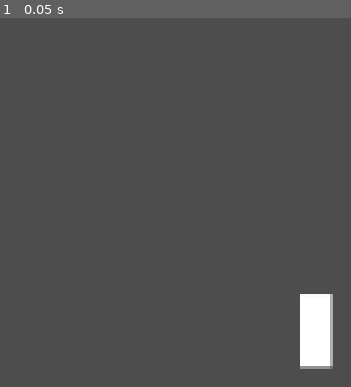
Above: before the commit, frame 1.
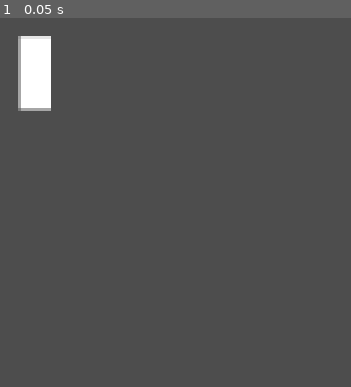
Above: after the commit, the same moment.

Repository: andrea14polanco/brackeys-killer-m-creations
Game: Godot game, scene res://scenes/prototypes/world_rotation_test.tscn
The game is run twice, just before and just after one commit, with the same random seed, the same clock (stepped at 60 frames per second) and the same inputs.
Inputs:
- Up to frame 1 (0.05 s): no input

The runs differ from the first frame. In frame 1, 3.8% of the frame differs, in the area x 5-95%, y 4-96%.

Commit message:
Added the custom signal for rotating the world

Diff:
--- a/project.godot
+++ b/project.godot
@@ -14,6 +14,10 @@
 run/main_scene="uid://cvyyvlb4xctl6"
 config/features=PackedStringArray("4.6", "GL Compatibility")
 config/icon="res://icon.svg"
+
+[autoload]
+
+Gamedata="*uid://f10v0xe6u8ai"
 
 [input]
 
@@ -33,6 +37,11 @@
 ]
 }
 
+[layer_names]
+
+2d_physics/layer_1="player"
+2d_physics/layer_2="floor"
+
 [physics]
 
 3d/physics_engine="Jolt Physics"
--- /dev/null
+++ b/scenes/checkpoint/checkpoint.gd
@@ -0,0 +1,13 @@
+extends Node2D
+
+signal player_walked_through
+
+@export var has_triggered = false
+
+
+
+func _on_static_body_2d_body_exited(body: Node2D) -> void:
+	print("Im here")
+	if body.is_in_group("player") and !has_triggered:
+		player_walked_through.emit()
+		has_triggered = true
--- /dev/null
+++ b/scenes/checkpoint/checkpoint.tscn
@@ -0,0 +1,19 @@
+[gd_scene format=3 uid="uid://6xhafq484y2j"]
+
+[ext_resource type="Script" uid="uid://by7xr1b4syyu" path="res://scenes/checkpoint/checkpoint.gd" id="1_w77t2"]
+
+[sub_resource type="RectangleShape2D" id="RectangleShape2D_2nr6p"]
+size = Vector2(19, 707)
+
+[node name="Checkpoint" type="Node2D" unique_id=2093896556]
+script = ExtResource("1_w77t2")
+
+[node name="StaticBody2D" type="Area2D" parent="." unique_id=2120023032]
+position = Vector2(0, -10)
+
+[node name="CollisionShape2D" type="CollisionShape2D" parent="StaticBody2D" unique_id=201370367 groups=["checkpoint"]]
+position = Vector2(-0.5, -343.5)
+shape = SubResource("RectangleShape2D_2nr6p")
+debug_color = Color(0.59301597, 0.37486184, 1, 0.41960785)
+
+[connection signal="body_exited" from="StaticBody2D" to="." method="_on_static_body_2d_body_exited"]
--- a/scenes/player/player.tscn
+++ b/scenes/player/player.tscn
@@ -5,7 +5,8 @@
 [sub_resource type="RectangleShape2D" id="RectangleShape2D_x7p2l"]
 size = Vector2(15, 35)
 
-[node name="Player" type="CharacterBody2D" unique_id=330747409]
+[node name="Player" type="CharacterBody2D" unique_id=330747409 groups=["player"]]
+collision_mask = 2
 script = ExtResource("1_8afob")
 
 [node name="ColorRect" type="ColorRect" parent="." unique_id=1809031588]
--- /dev/null
+++ b/scenes/prototypes/world.gd
@@ -0,0 +1,10 @@
+extends Node2D
+
+
+func rotate_self():
+	print("klk")
+	rotate(2*PI)
+
+
+func _on_checkpoint_player_walked_through() -> void:
+	rotate(-.5)
--- a/scenes/prototypes/world_rotation_test.tscn
+++ b/scenes/prototypes/world_rotation_test.tscn
@@ -1,21 +1,40 @@
 [gd_scene format=3 uid="uid://cvyyvlb4xctl6"]
 
 [ext_resource type="PackedScene" uid="uid://i04aicow4204" path="res://scenes/player/player.tscn" id="1_36p3q"]
+[ext_resource type="Script" uid="uid://bj7j3r8yt4hft" path="res://scenes/prototypes/world.gd" id="1_k00fv"]
+[ext_resource type="PackedScene" uid="uid://6xhafq484y2j" path="res://scenes/checkpoint/checkpoint.tscn" id="3_ffohc"]
 
 [sub_resource type="WorldBoundaryShape2D" id="WorldBoundaryShape2D_k00fv"]
 
 [node name="WorldRotationTest" type="Node2D" unique_id=724214759]
 
 [node name="World" type="Node2D" parent="." unique_id=1745509501]
+position = Vector2(538, 560)
+script = ExtResource("1_k00fv")
 
 [node name="StaticBody2D" type="StaticBody2D" parent="World" unique_id=706176034]
-position = Vector2(134, 128)
+collision_layer = 2
 
 [node name="CollisionShape2D" type="CollisionShape2D" parent="World/StaticBody2D" unique_id=1882117184]
 shape = SubResource("WorldBoundaryShape2D_k00fv")
 
+[node name="Checkpoints" type="Node2D" parent="World" unique_id=61657168]
+
+[node name="Checkpoint" parent="World/Checkpoints" unique_id=2093896556 instance=ExtResource("3_ffohc")]
+position = Vector2(378, 111)
+
+[node name="Checkpoint2" parent="World/Checkpoints" unique_id=405769107 instance=ExtResource("3_ffohc")]
+position = Vector2(1182, 111)
+
+[node name="Checkpoint3" parent="World/Checkpoints" unique_id=237897858 instance=ExtResource("3_ffohc")]
+position = Vector2(1968, 111)
+
+[node name="Checkpoint4" parent="World/Checkpoints" unique_id=1328185809 instance=ExtResource("3_ffohc")]
+position = Vector2(2828, 111)
+
 [node name="Player" parent="." unique_id=330747409 instance=ExtResource("1_36p3q")]
-position = Vector2(135, 124)
+position = Vector2(568, 331)
 
 [node name="Camera2D" type="Camera2D" parent="Player" unique_id=173171308]
-position = Vector2(-135, -124)
+
+[connection signal="player_walked_through" from="World/Checkpoints/Checkpoint" to="World" method="_on_checkpoint_player_walked_through"]
Not shown, added: scenes/checkpoint/checkpoint.gd.uid
Not shown, added: scenes/prototypes/world.gd.uid
